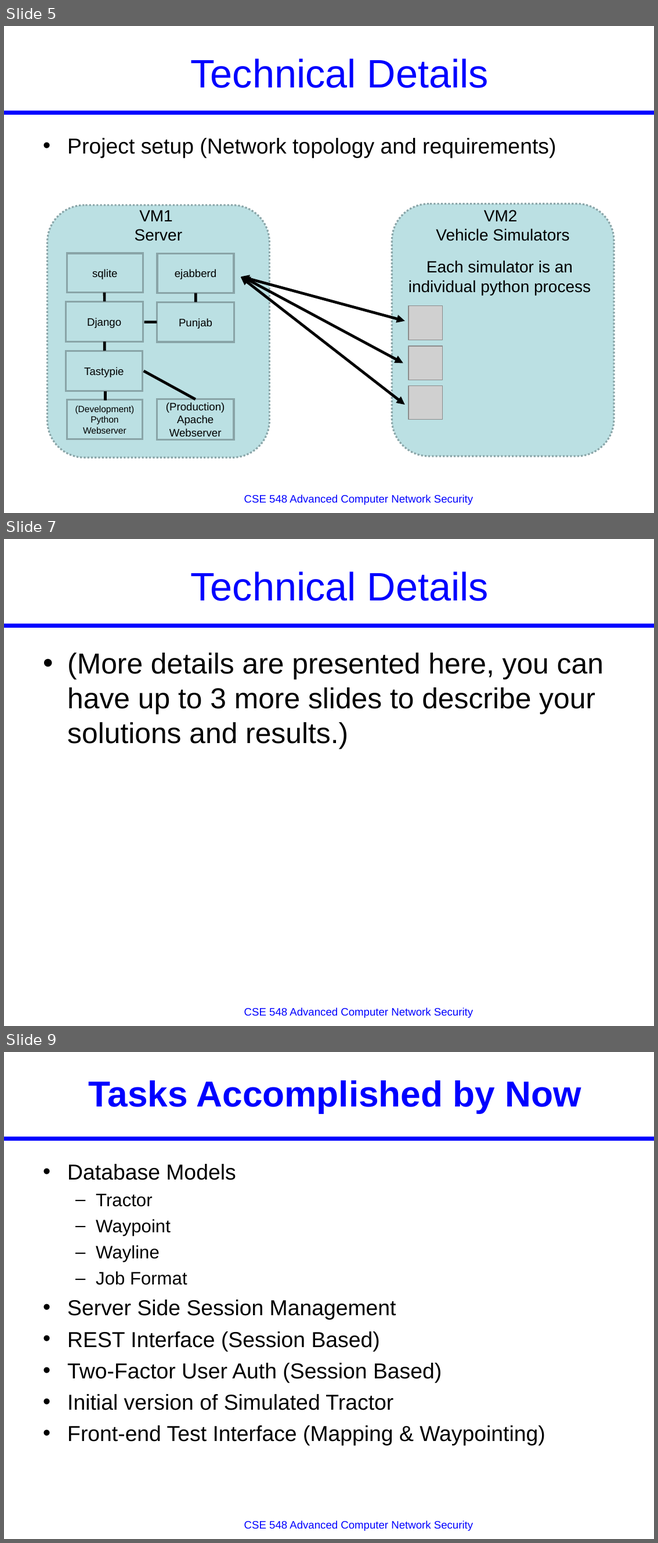
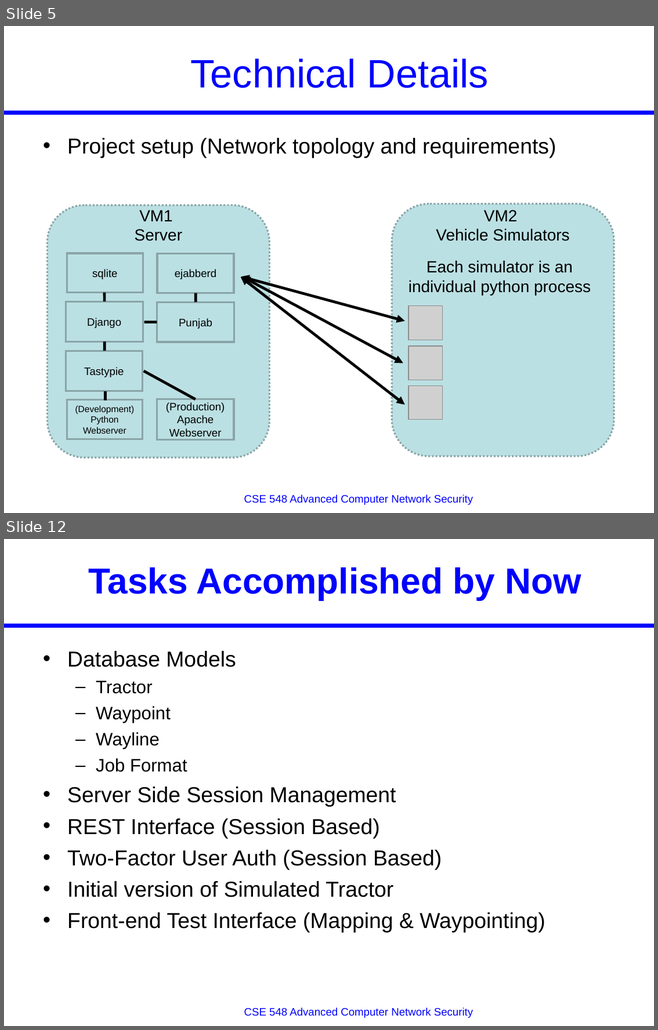
Before and after one commit to JeremyLWright/cse548, a slide deck: midterm/Presentation_Template.ppt. Shown one above the other, each under a label of ours: slides 5, 7 and 9 before the commit, slides 5 and 12 after it; the slides between them are not shown. The pictures are 658x1543 and 658x1030 pixels, drawn with LibreOffice and Linux fonts; fonts in the diff are those of the drawing; grey boxes stand for pictures. Boxes give left, top, right and bottom in pixels: in the first picture for what was removed or moved away, otherwise in the second. Text is boxed around its words. In the diff, an @@ line names an element or a change of style, - is before the commit and + after.

```diff
--- a/midterm/Presentation_Template.ppt
+++ b/midterm/Presentation_Template.ppt
@@ slide 7 removed at [4, 539, 654, 1026], background #FFFFFF; not listed: 2 template elements that a slide beside it also shows @@
@@ title removed at [191, 571, 488, 601] @@
-Technical Details
@@ text removed at [67, 653, 603, 749] @@
-• (More details are presented here, you can have up to 3 more slides to describe your solutions and results.)
@@ what was slide 9 is now slide 12 @@
```
Also in this commit, not shown: 2 slides changed, 7 slides added, 3 other slides removed.
